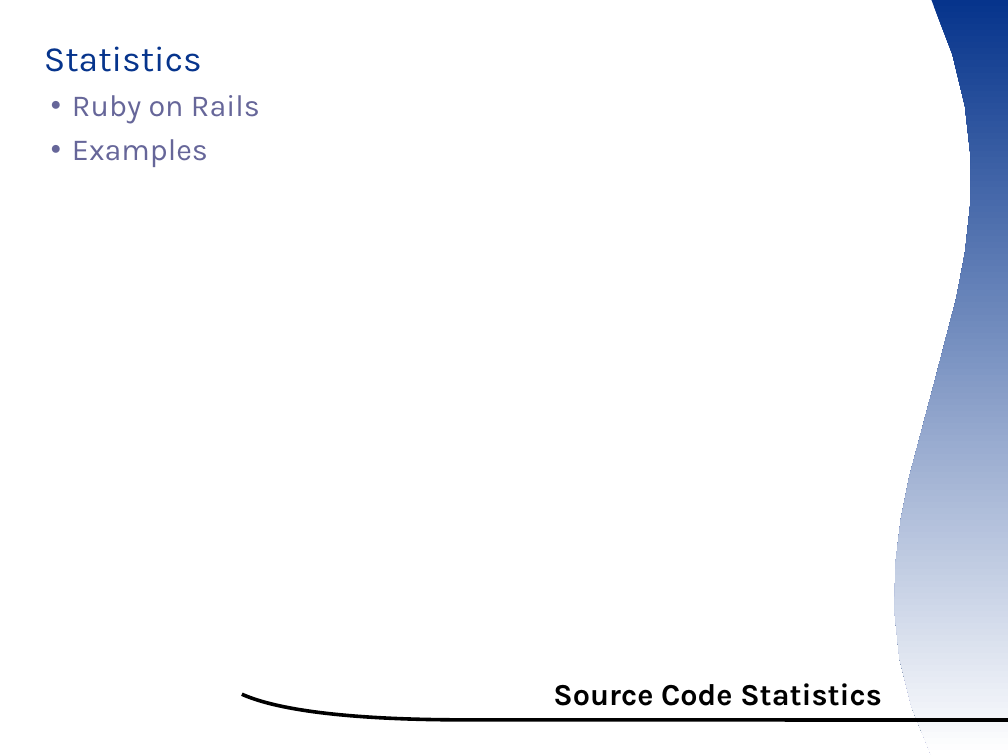
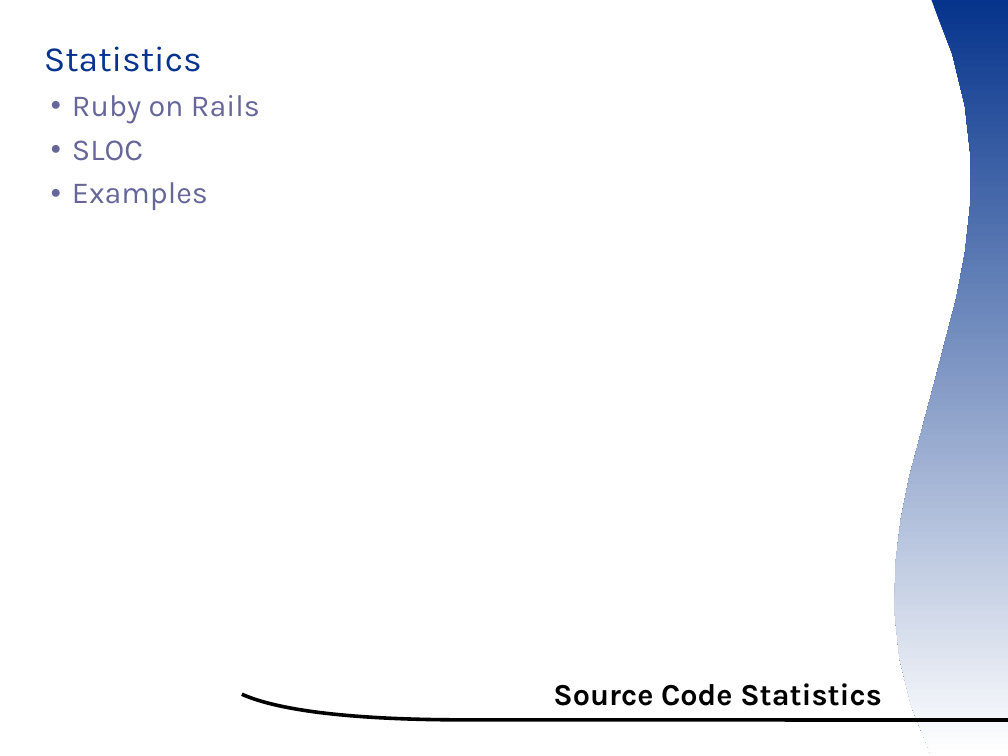
Before and after one commit to smsm1/ootermite, a slide deck: slide 12 of wiki/ooocon2007presentation.odp (slide 11 before the commit). Drawn at 1008x756 pixels with LibreOffice and Linux fonts; fonts in the diff are those of the drawing; background and template pictures are left out. Boxes give left, top, right and bottom in pixels: in the first picture for what was removed or moved away, otherwise in the second. Text is boxed around its words. In the diff, an @@ line names an element or a change of style, - is before the commit and + after.

```diff
--- a/wiki/ooocon2007presentation.odp
+++ b/wiki/ooocon2007presentation.odp
@@ text at (x1=72, y1=140, x2=143, y2=161): paragraph added @@
+  ● SLOC
```
Also in this commit, not shown: 5 other slides changed, 1 slide added, 4 other files.
